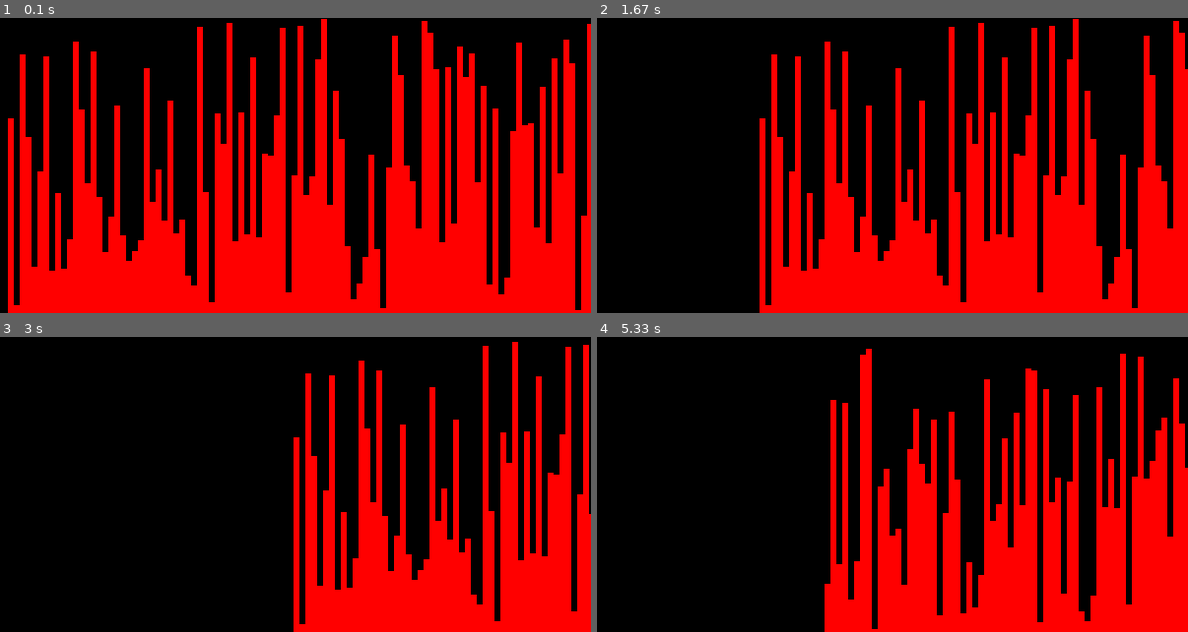
Above: before the commit, frames 1-4 (two rows, left to right).
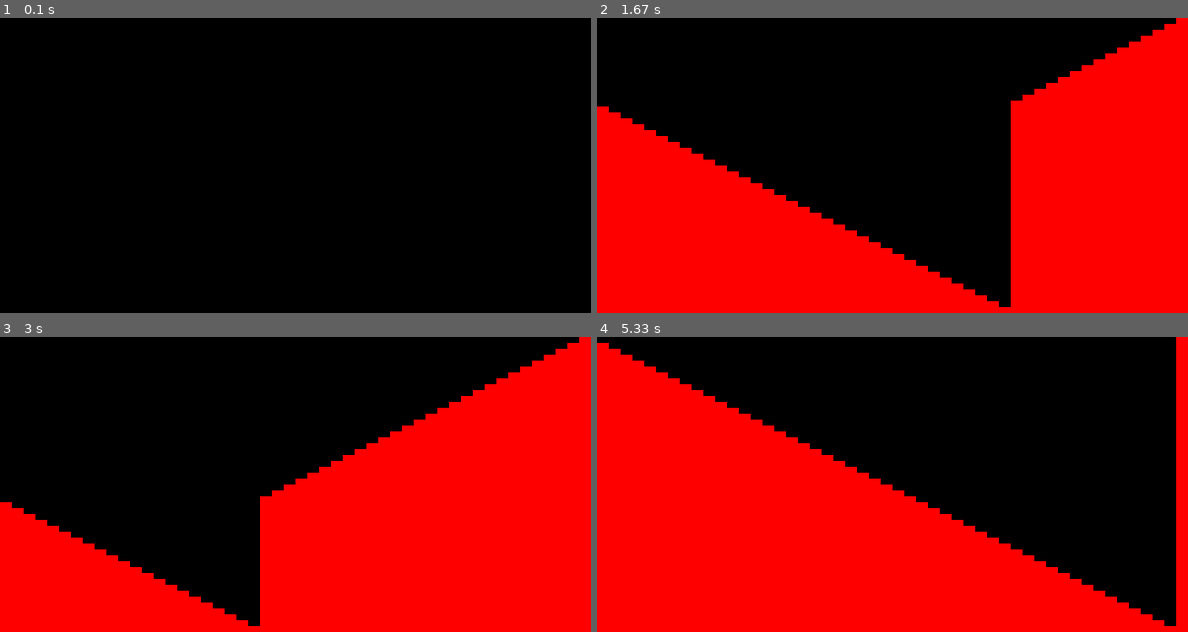
Above: after the commit, the same moments.

Repository: magpayang/pygame_visualization_2
Game: pygame game, started from main.py
The game is run twice, just before and just after one commit, with the same random seed, the same clock (stepped at 60 frames per second) and the same inputs.
Inputs:
- Up to frame 1 (0.1 s): no input
- Up to frame 2 (1.67 s): no input
- Up to frame 3 (3 s): no input
- Up to frame 4 (5.33 s): no input

The runs differ from the first frame. In frame 1, 50% of the frame differs, in the area x 1-100%, y 0-100%; in frame 2, 40%; in frame 3, 31%; in frame 4, 50%, in the area x 0-100%, y 0-100%.

Commit message:
dded buble sort one pass

Diff:
--- a/ArrayToRectangles.py
+++ b/ArrayToRectangles.py
@@ -2,6 +2,7 @@
 # draws the rectangles
 
 import pygame
+
 
 class arrayToRectangles:
     def __init__(self, surface, surface_dimensions, input_array, color, x_offset = 0, y_offset = 0):
--- a/RandomArrays.py
+++ b/RandomArrays.py
@@ -1,5 +1,6 @@
 
 import random
 
+
 def random_array(array_length, max_num, min_num = None):
     return random.sample(range(max_num), array_length)
--- a/SortingAlgo.py
+++ b/SortingAlgo.py
@@ -0,0 +1,9 @@
+
+def buble_sort_one_pass(input_array):
+    for idx in range(len(input_array)-1):
+        if input_array[idx] > input_array[idx+1]:
+            temp = input_array[idx+1]
+            input_array[idx+1] = input_array[idx]
+            input_array[idx] = temp
+
+    return input_array
--- a/main.py
+++ b/main.py
@@ -1,7 +1,6 @@
 
-# import SortingAlgo
-import ArrayToRectangles
-import RandomArrays
+import prefabArrays
+import modes
 import time
 import Colors
 import pygame
@@ -13,14 +12,13 @@
 screen_dimensions = (screen_width, screen_height)
 screen = pygame.display.set_mode((screen_width, screen_height))
 
-y_offset = 0
-object_holder = []
-array_lenght = 100
-max_array_height = screen_height
-min_array_height = 0
+array_length = 50
+input_array = []
+mode = "buble"
+preFab = True
+
 loop_count = 0
-i = 0
-delay = 0.01
+delay = 0.1
 halt = False
 while True:
     time.sleep(delay)
@@ -31,25 +29,12 @@
     if not halt:
         screen.fill(Colors.black)
 
-    if loop_count == 0:
-        # initialize everything
-        # 1. create objects
-        #   a. create array
-        input_array = RandomArrays.random_array(array_lenght, screen_height)
-        #   b. array_to_objects
-        ArrayToRectangles.arrayToRectangles(screen, screen_dimensions, input_array, Colors.red, loop_count, 0)
-        # 2. draw
-        loop_count += 1
-    elif loop_count >= screen_height:
-        # base case achieved
-        loop_count = 0
-    else:
-        # update everything
-        # 1. update objects
-        #   a. algo updates array:
-        #   b. updated_array_to_objects
-        # 2. draw
-        ArrayToRectangles.arrayToRectangles(screen, screen_dimensions, input_array, Colors.red, loop_count, 0)
-        loop_count += 1
+    if mode.lower() == "default":
+        loop_count, input_array = modes.default_mode(loop_count, screen, screen_dimensions, array_length, screen_height,
+                                                     Colors.red, input_array=input_array)
+    elif mode.lower() == "buble":
+        loop_count, input_array = modes.buble_one_pass(loop_count, screen, screen_dimensions, array_length,
+                                                       screen_height, Colors.red, input_array=input_array,
+                                                       preFab=preFab)
 
     pygame.display.flip()
--- /dev/null
+++ b/modes.py
@@ -0,0 +1,48 @@
+
+import RandomArrays
+import ArrayToRectangles
+import SortingAlgo
+import prefabArrays
+
+
+def default_mode(loop_count, surface, surface_dimension, array_length, screen_height, color, input_array=None):
+    if loop_count == 0:
+        # initialize everything
+        # 1. create objects
+        #   a. create array
+        input_array = RandomArrays.random_array(array_length, screen_height)
+        #   b. array_to_objects
+        ArrayToRectangles.arrayToRectangles(surface, surface_dimension, input_array, color, 0, 0)
+        # 2. draw
+        loop_count += 1
+    elif loop_count >= screen_height:
+        # base case achieved
+        loop_count = 0
+    else:
+        # update everything
+        # 1. update objects
+        #   a. algo updates array:
+        #   b. updated_array_to_objects
+        # 2. draw
+        ArrayToRectangles.arrayToRectangles(surface, surface_dimension, input_array, color, 0, 0)
+        loop_count += 1
+
+    return loop_count, input_array
+
+
+def buble_one_pass(loop_count, surface, surface_dimension, array_length, screen_height, color, input_array=None, preFab=False):
+    if loop_count == 0:
+        if preFab:
+            input_array = prefabArrays.descending_array(array_length, screen_height)
+        else:
+            input_array = RandomArrays.random_array(array_length, screen_height)
+        ArrayToRectangles.arrayToRectangles(surface, surface_dimension, input_array, color, 0, 0)
+        loop_count += 1
+    elif loop_count == array_length:
+        # base case case. need to pass at least equal to array_length to fully sort the list
+        loop_count = 0
+    else:
+        input_array = SortingAlgo.buble_sort_one_pass(input_array)
+        ArrayToRectangles.arrayToRectangles(surface, surface_dimension, input_array, color, 0, 0)
+        loop_count += 1
+    return loop_count, input_array
--- /dev/null
+++ b/prefabArrays.py
@@ -0,0 +1,3 @@
+
+def descending_array(length, max_height):
+    return [i for i in range(max_height, 0, -1*max_height//length)]
